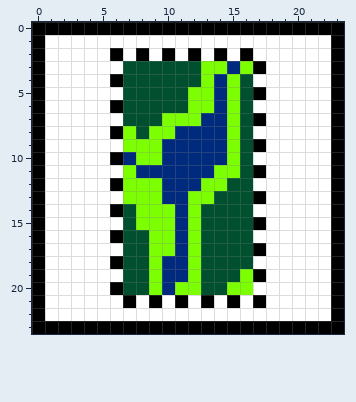
Edited in one commit: pixel-art sprite (gui/icons/drawmode-strict.gif). The first picture shows the starting point.
The file is 24x24 pixels.
After:
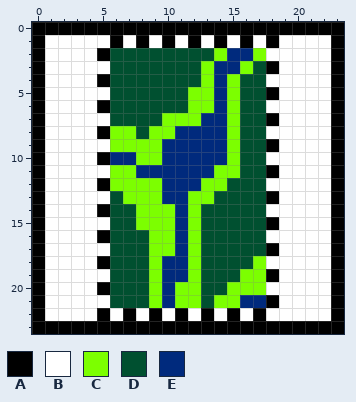
Palette (. is transparent): A #000000  B #ffffff  C #7cff00  D #005030  E #002a7d
Changes in this commit:
y 1: x 6 B -> A; x 8 B -> A; x 10 B -> A; x 12 B -> A; x 14 B -> A; x 16 B -> A; x 18 B -> A
y 2: x 5..17 BABABABABABAB -> ADDDDDDDDCEEC
y 3: x 6 B -> D; x 14 C -> E; x 17..18 AB -> DA
y 4: x 5..6 BA -> AD; x 17 B -> D
y 5: x 6 B -> D; x 17..18 AB -> DA
y 6: x 5..6 BA -> AD; x 17 B -> D
y 7: x 6 B -> D; x 17..18 AB -> DA
y 8: x 5..6 BA -> AC; x 17 B -> D
y 9: x 6 B -> C; x 17..18 AB -> DA
y 10: x 5..6 BA -> AE; x 17 B -> D
y 11: x 6 B -> C; x 17..18 AB -> DA
y 12: x 5..6 BA -> AC; x 17 B -> D
y 13: x 6 B -> D; x 17..18 AB -> DA
y 14: x 5..6 BA -> AD; x 17 B -> D
y 15: x 6 B -> D; x 17..18 AB -> DA
y 16: x 5..6 BA -> AD; x 17 B -> D
y 17: x 6 B -> D; x 17..18 AB -> DA
y 18: x 5..6 BA -> AD; x 17 B -> C
y 19: x 6 B -> D; x 17..18 AB -> CA
y 20: x 5..6 BA -> AD; x 17 B -> C
y 21: x 6..18 BABABABABABAB -> DDDCECCDCCEEA
y 22: x 5 B -> A; x 7 B -> A; x 9 B -> A; x 11 B -> A; x 13 B -> A; x 15 B -> A; x 17 B -> A
Where, in picture pixels (left, top, right, bottom), the same in both pictures:
changed: (97, 35, 279, 321)
